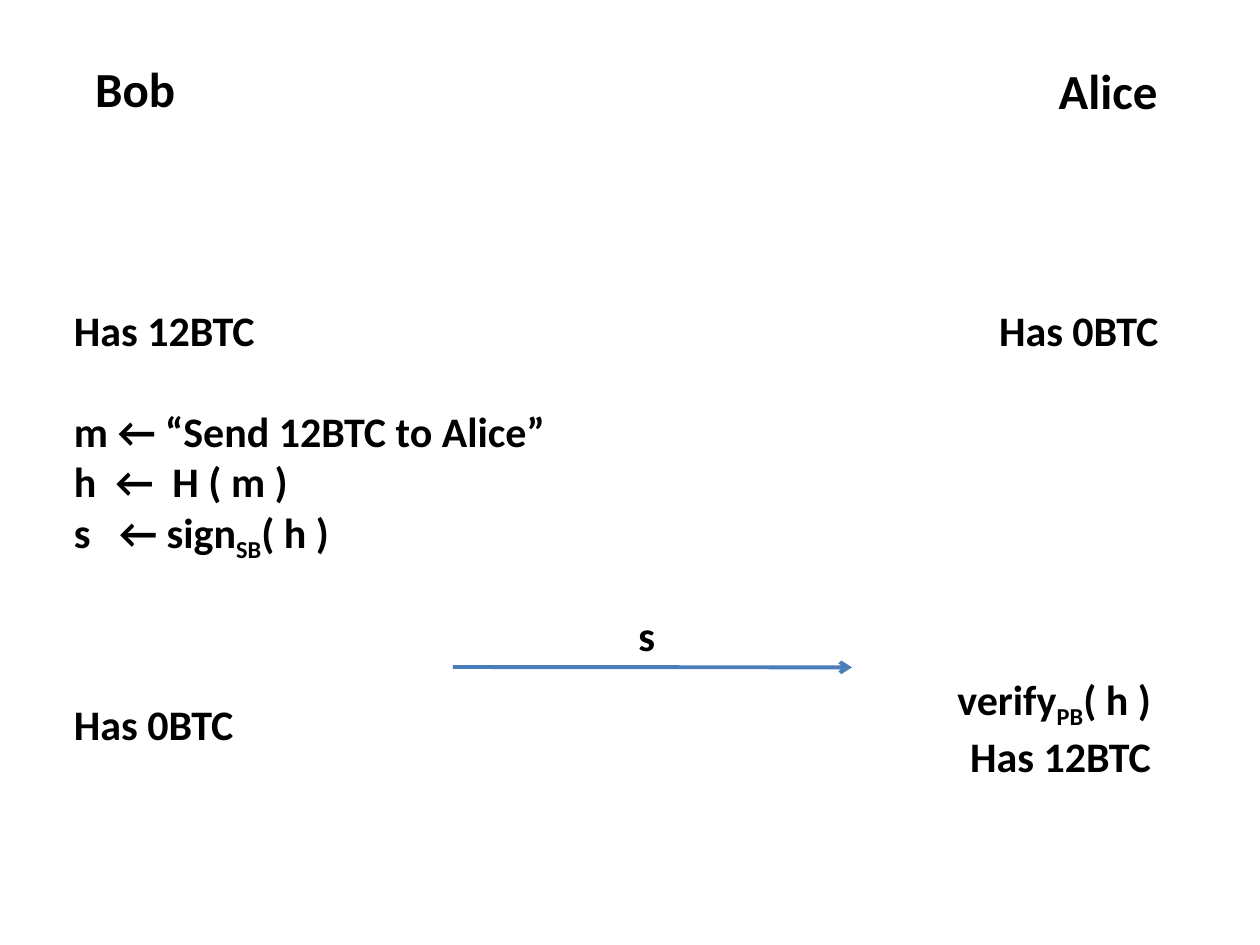
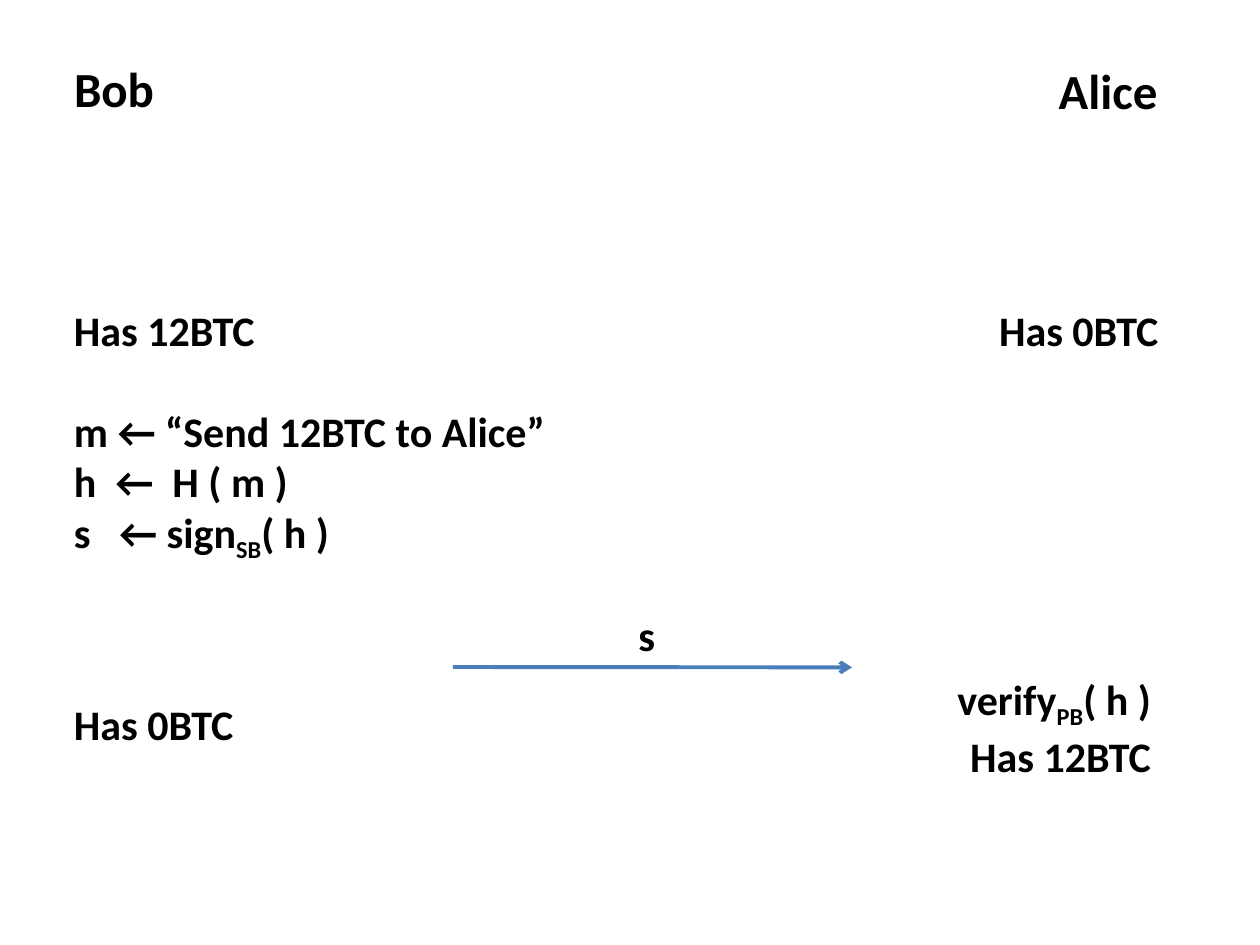
Before and after one commit to dionyziz/ntua-crypto, a slide deck: slide 16 of bitcoin-en.pptx. Drawn at 1260x945 pixels with LibreOffice and Linux fonts; fonts in the diff are those of the drawing. Boxes give left, top, right and bottom in pixels: in the first picture for what was removed or moved away, otherwise in the second. Text is boxed around its words. In the diff, an @@ line names an element or a change of style, - is before the commit and + after.

```diff
--- a/bitcoin-en.pptx
+++ b/bitcoin-en.pptx
@@ text "Bob": place and size @@
-text "Bob" at (95, 72, 175, 108)
+text "Bob" at (74, 72, 154, 108)
```
Also in this commit, not shown: 15 other slides changed, 1 other file.
